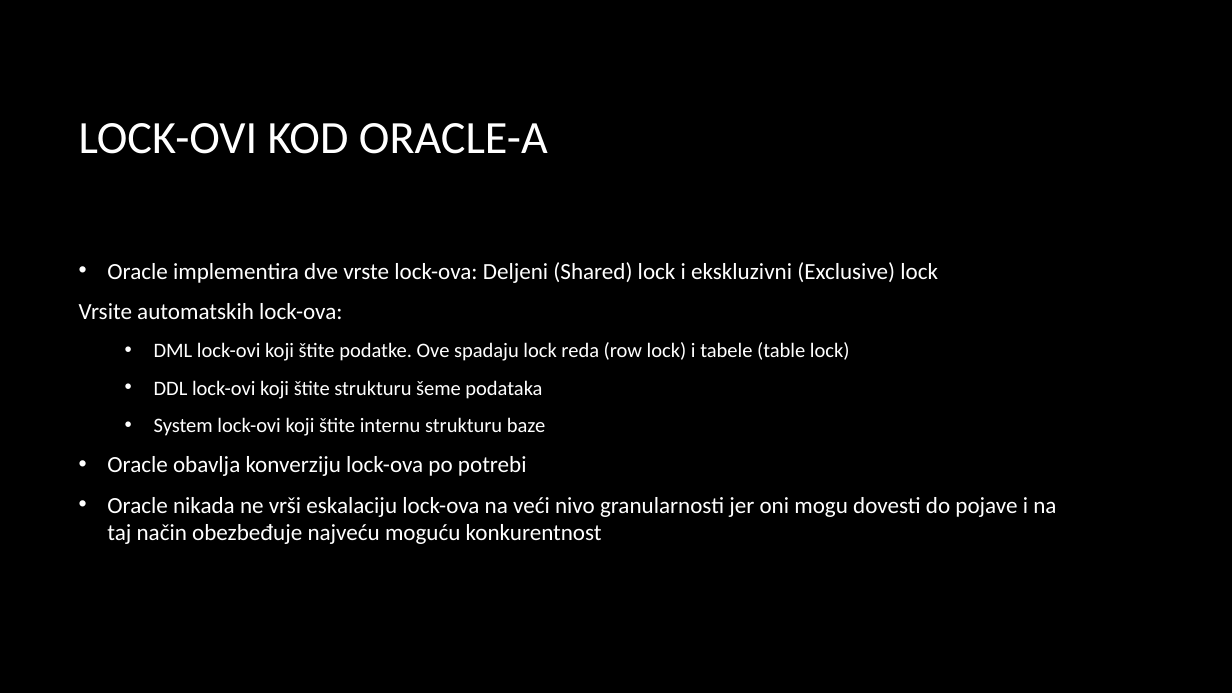
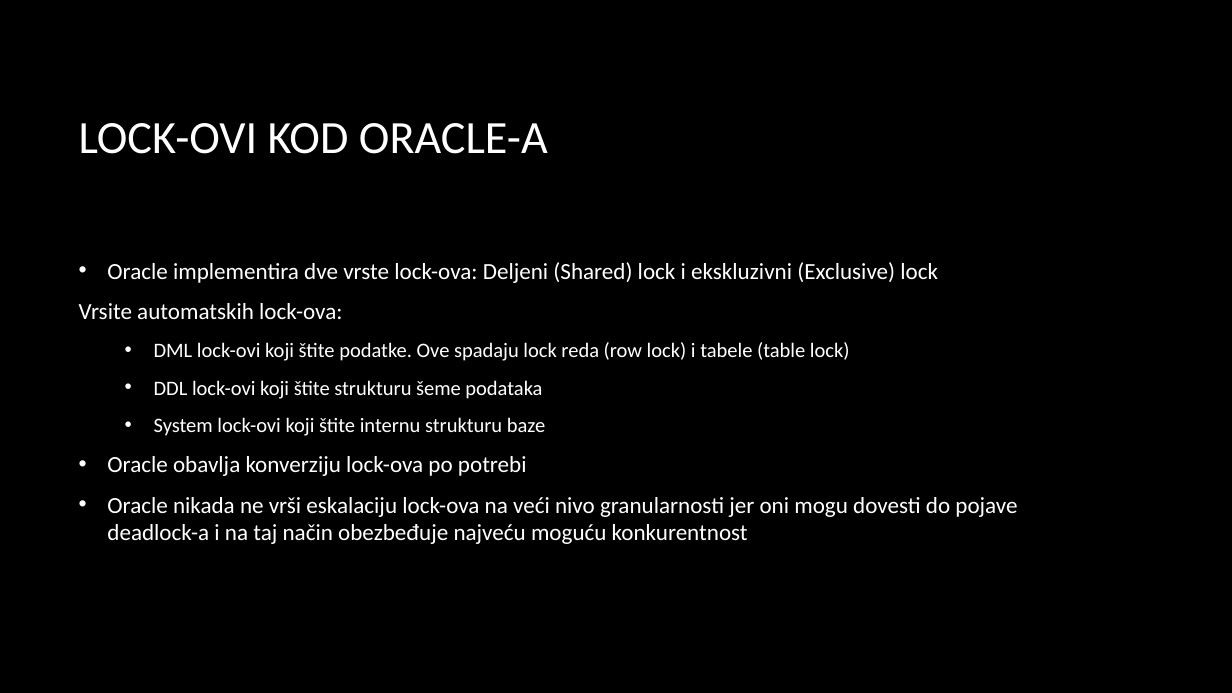
Before and after one commit to Rista5/DBMS, a slide deck: slide 13 of Obrada transakcija/Obrada transakcija.pptx. Drawn at 1232x693 pixels with LibreOffice and Linux fonts; fonts in the diff are those of the drawing; background and template pictures are left out. Boxes give left, top, right and bottom in pixels: in the first picture for what was removed or moved away, otherwise in the second. Text is boxed around its words. In the diff, an @@ line names an element or a change of style, - is before the commit and + after.

```diff
--- a/Obrada transakcija/Obrada transakcija.pptx
+++ b/Obrada transakcija/Obrada transakcija.pptx
@@ text at <box>107,497,1017,544</box>: text changed @@
-• Oracle nikada ne vrši eskalaciju lock-ova na veći nivo granularnosti jer oni mogu dovesti do pojave i na taj način obezbeđuje najveću moguću konkurentnost
+• Oracle nikada ne vrši eskalaciju lock-ova na veći nivo granularnosti jer oni mogu dovesti do pojave deadlock-a i na taj način obezbeđuje najveću moguću konkurentnost
```
Also in this commit, not shown: 2 other slides changed.
